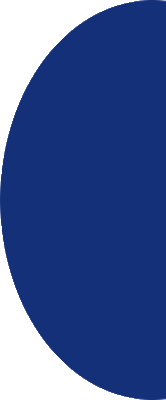
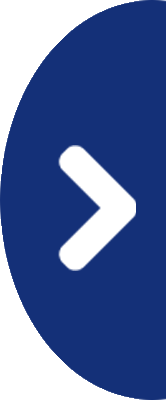
Two versions of the same layered image (w=166, h=400). Layer-by-layer changes:
added layer "1423002719_arrow-right-01" above "Hintergrund Kopie" over [58, 145, 136, 271]
